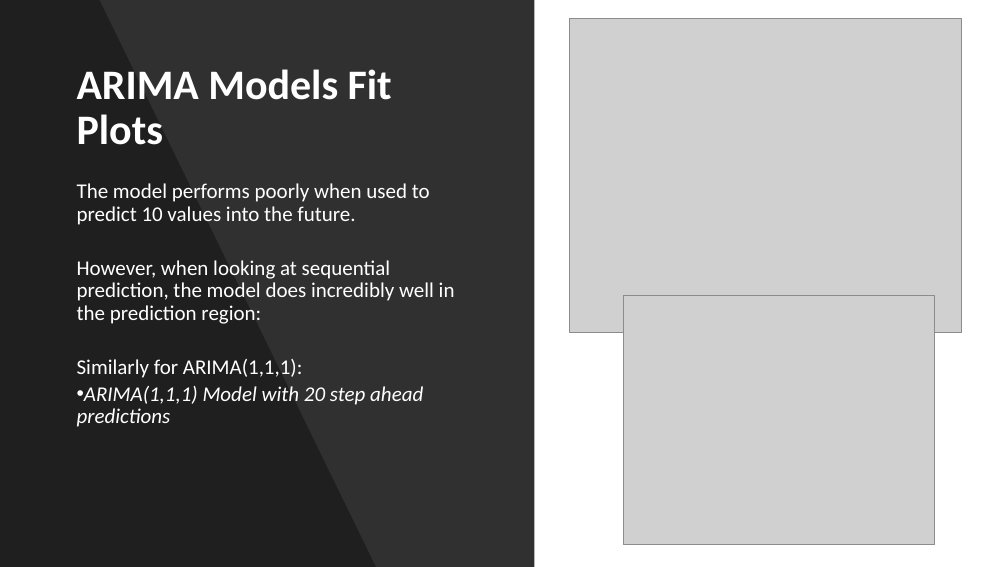
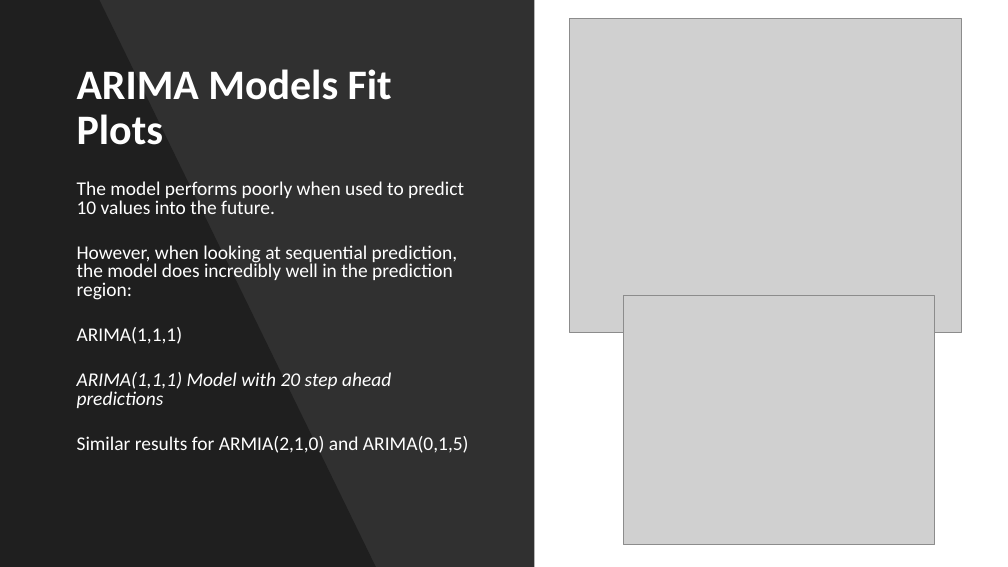
Before and after one commit to npthomas208/DS809-time-series, a slide deck: slide 46 of DS809ProjectPresentation v2.pptm (slide 52 before the commit). Drawn at 1008x567 pixels with LibreOffice and Linux fonts; fonts in the diff are those of the drawing; grey boxes stand for pictures. Boxes give left, top, right and bottom in pixels: in the first picture for what was removed or moved away, otherwise in the second. Text is boxed around its words. In the diff, an @@ line names an element or a change of style, - is before the commit and + after.

```diff
--- a/DS809ProjectPresentation v2.pptm
+++ b/DS809ProjectPresentation v2.pptm
@@ text at [77, 181, 464, 408]: size 15 to 13.9 pt in "The model performs poorly when used to ...", "However, when looking at sequential prediction, the ...", "ARIMA(1,1,1) Model with 20 step ahead predictions"; line spacing 0.9 to 0.8; bullet • to none @@
@@ text at [77, 327, 183, 344]: text changed; size 15 to 13.9 pt @@
-Similarly for ARIMA(1,1,1):
+ARIMA(1,1,1)
@@ text at [77, 436, 469, 453]: paragraph added @@
+Similar results for ARMIA(2,1,0) and ARIMA(0,1,5)
```
Also in this commit, not shown: 40 other slides changed, 2 slides added, 8 slides removed, 8 other files.
